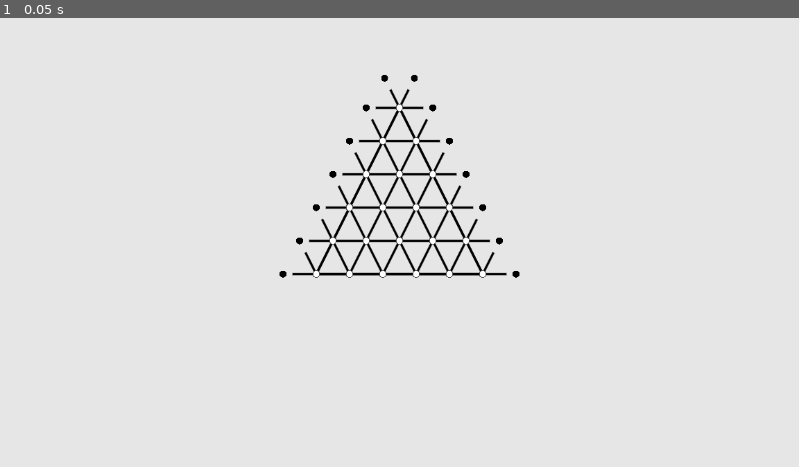
Above: before the commit, frame 1.
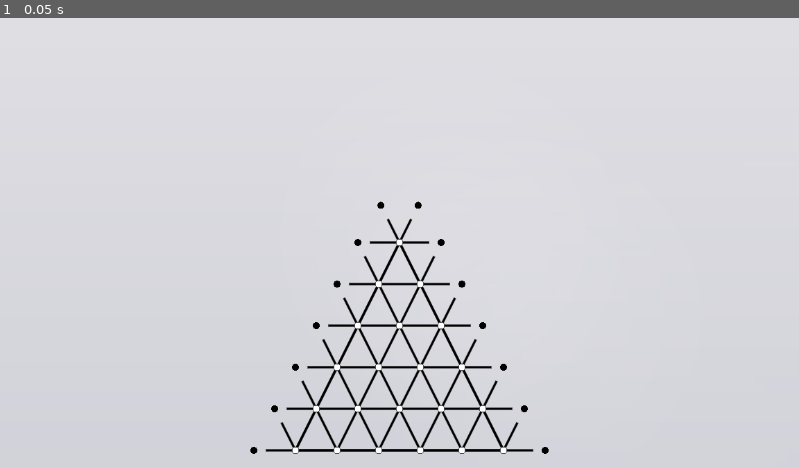
Above: after the commit, the same moment.

Repository: pegesund/trivium
Game: Godot game, scene res://node_2d.tscn
Same seed, same stepped clock (60 frames per second), same inputs: the game is played once before the commit and once after it.
Inputs:
- Up to frame 1 (0.05 s): no input

The runs differ from the first frame. In frame 1, 4.6% of the frame differs, in the area x 31-69%, y 12-98%.

Commit message:
move up/down

Diff:
--- a/node_2d.gd
+++ b/node_2d.gd
@@ -2,11 +2,12 @@
 
 # Triangle configuration
 var base_width = 200.0  # Base width of the triangle in pixels
-var scale_factor = 1.2  # Scale factor to adjust the overall size
+var scale_factor = 1.5  # Scale factor to adjust the overall size (increase for larger triangle)
 var height_to_width_ratio = 1  # How much taller the triangle is compared to its width (set to 1.8 as required)
 var grid_color = Color(0.0, 0.0, 0.0, 1.0)  # Black color for the grid lines
 var point_color = Color(0.3, 0.3, 0.3, 1.0)  # Dark gray color for the points
-var background_color = Color(0.9, 0.9, 0.9, 1.0)  # Light gray for background
+var background_color_top = Color(0.87, 0.87, 0.89, 1.0)  # Very light blue-gray for top gradient
+var background_color_bottom = Color(0.82, 0.82, 0.85, 1.0)  # Slightly darker blue-gray for bottom gradient
 var intersection_fill_color = Color(1.0, 1.0, 1.0, 1.0)  # White color for intersection fill
 var intersection_radius = 5.0  # Radius of the intersection points
 var connection_width = 2.0  # Width of the connection lines
@@ -15,13 +16,43 @@
 var visible_line_ratio = 0.7  # How much of the horizontal line is visible (70%)
 var gap_distance = 0.0  # Distance from visible endpoint to black circle (will be calculated)
 
+# Position and size controls
+var position_x_offset = 0.0  # Horizontal offset from center (positive = right, negative = left)
+var position_y_offset = 0.0  # Vertical offset (positive = down, negative = up)
+var vertical_position_ratio = 0.5  # Position from top (0.0 = top, 0.5 = middle, 1.0 = bottom)
+
+# Background effects
+var noise = FastNoiseLite.new()
+var time = 0.0
+var subtle_movement = false  # Disabled animation by default
+var animation_speed = 0.01  # Further reduced from 0.02
+var redraw_interval = 1.0  # Only redraw every second (increased from 0.5)
+var time_since_last_redraw = 0.0
+
 func _ready():
+	# Initialize noise for background
+	noise.seed = randi()
+	noise.noise_type = FastNoiseLite.TYPE_PERLIN
+	noise.fractal_type = FastNoiseLite.FRACTAL_FBM
+	noise.frequency = 0.001  # Further reduced from 0.002 for even smoother noise
+	noise.fractal_octaves = 2  # Further reduced from 3 for even less detail/flickering
+	noise.fractal_lacunarity = 1.5  # Further reduced from 1.8
+	noise.fractal_gain = 0.3  # Further reduced from 0.4
+
 	# Draw once at startup
 	queue_redraw()
 
-func _process(_delta):
-	# No continuous redraw
-	pass
+func _process(delta):
+	if subtle_movement:
+		time_since_last_redraw += delta
+		time += delta * animation_speed  # Much slower movement
+
+		# Only redraw occasionally to reduce flickering
+		if time_since_last_redraw >= redraw_interval:
+			noise.offset.x = time * 2.0  # Further reduced from 5.0
+			noise.offset.y = time * 1.0  # Further reduced from 2.0
+			queue_redraw()
+			time_since_last_redraw = 0.0
 
 # Function to draw an intersection point
 # position: Vector2 position of the intersection
@@ -98,6 +129,45 @@
 
 	return stick_end
 
+# Draw a cool background with gradient and noise
+func draw_cool_background(viewport_size):
+	# Draw gradient background
+	var gradient_rect = Rect2(0, 0, viewport_size.x, viewport_size.y)
+	draw_rect(gradient_rect, background_color_top)
+
+	# Create a very subtle gradient from top to bottom
+	var gradient_points = 30  # Further reduced from 50 for better performance
+	for i in range(gradient_points):
+		var t = float(i) / gradient_points
+		var y = viewport_size.y * t
+		var color = background_color_top.lerp(background_color_bottom, t)
+		var rect = Rect2(0, y, viewport_size.x, viewport_size.y / gradient_points + 1)
+		draw_rect(rect, color)
+
+	# Add extremely subtle noise texture overlay
+	for x in range(0, int(viewport_size.x), 16):  # Further increased sampling interval from 8 to 16 pixels
+		for y in range(0, int(viewport_size.y), 16):  # Further increased sampling interval for better performance
+			var noise_val = noise.get_noise_2d(x, y)
+			if noise_val > 0.2:  # Only draw the brightest spots (threshold increased from 0.0 to 0.2)
+				var alpha = noise_val * 0.04  # Further reduced from 0.08 for extremely subtle effect
+				var noise_color = Color(1, 1, 1, alpha)
+				draw_rect(Rect2(x, y, 16, 16), noise_color)  # Larger rectangles (16x16 instead of 8x8)
+
+	# Add just one or two extremely subtle glows
+	var num_glows = 2  # Further reduced from 3
+	for i in range(num_glows):
+		var glow_x = viewport_size.x * (0.3 + 0.4 * randf())  # More centered
+		var glow_y = viewport_size.y * (0.3 + 0.4 * randf())  # More centered
+		var glow_size = viewport_size.y * (0.3 + 0.2 * randf())
+		var glow_alpha = 0.01 + 0.01 * randf()  # Further reduced from 0.02-0.05 to 0.01-0.02
+
+		# Draw multiple circles with decreasing opacity for a glow effect
+		for j in range(5):  # Further reduced from 8
+			var radius = glow_size * (1.0 - j/5.0)
+			var alpha = glow_alpha * (1.0 - j/5.0)
+			var glow_color = Color(1, 1, 1, alpha)
+			draw_circle(Vector2(glow_x, glow_y), radius, glow_color)
+
 # Function to draw a triangle with a grid
 # x_size: width of the triangle
 # height_ratio: how much taller the triangle is compared to its width
@@ -282,11 +352,13 @@
 func _draw():
 	# Get viewport dimensions to center the triangle
 	var viewport_size = get_viewport_rect().size
-	var center_x = viewport_size.x / 2
-	var center_y = viewport_size.y / 5  # Position it higher on the screen (1/5 instead of 1/4)
-
-	# Draw background
-	draw_rect(Rect2(0, 0, viewport_size.x, viewport_size.y), background_color)
+
+	# Calculate center position with offsets
+	var center_x = viewport_size.x / 2 + position_x_offset
+	var center_y = viewport_size.y * vertical_position_ratio + position_y_offset
+
+	# Draw cool background
+	draw_cool_background(viewport_size)
 
 	# Calculate the actual width using the scale factor
 	var scaled_width = base_width * scale_factor
